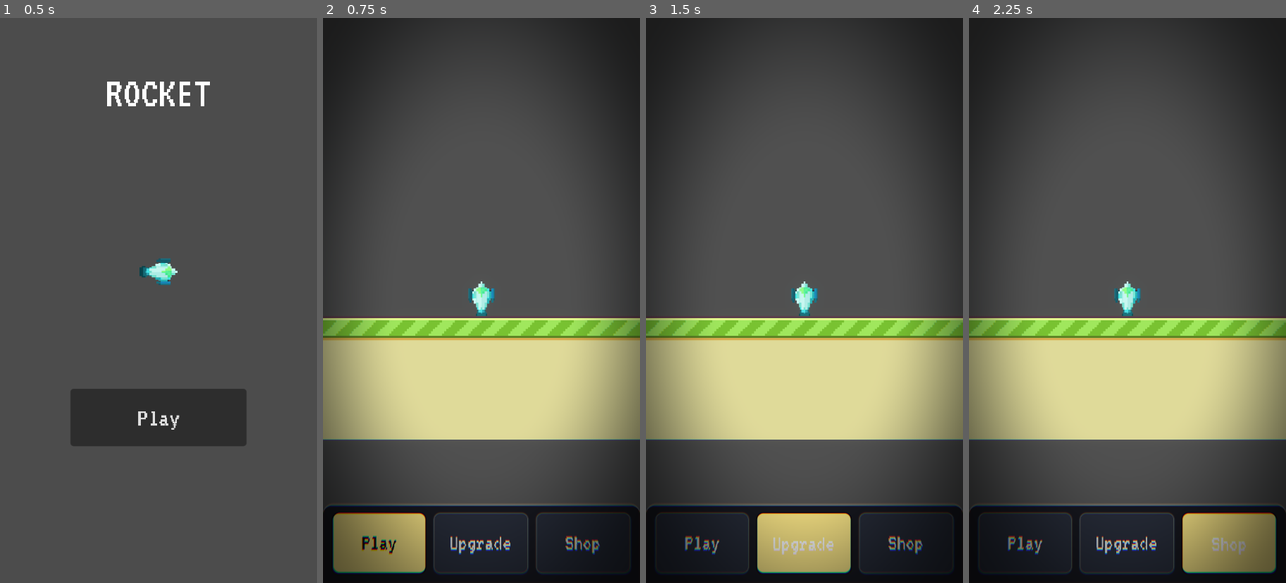
Above: before the commit, frames 1-4 (left to right).
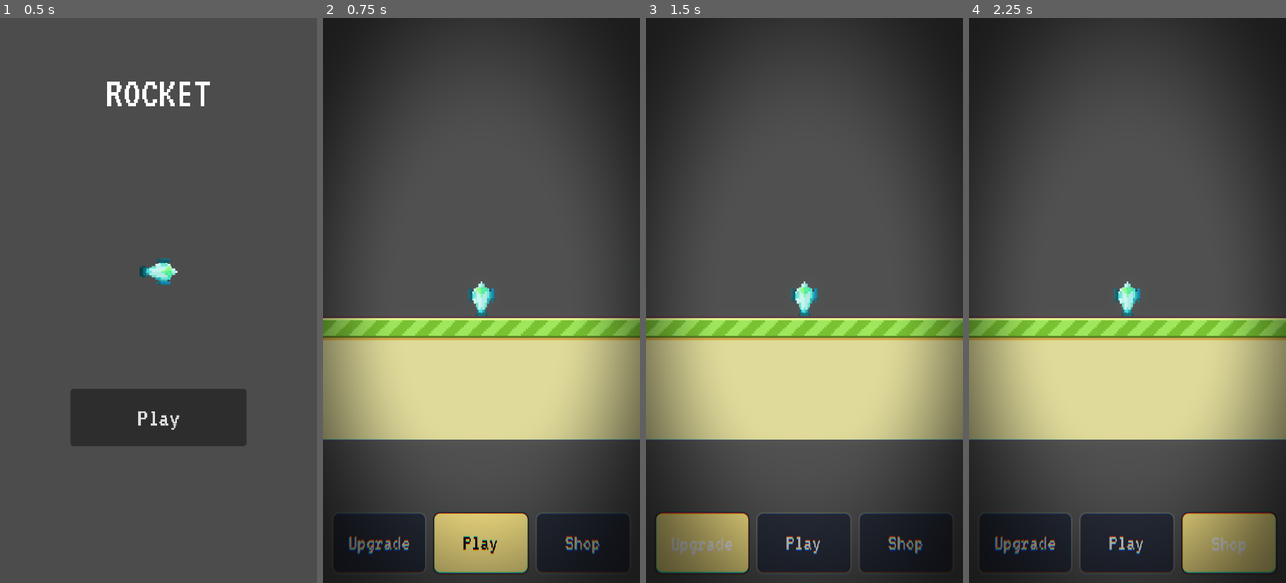
Above: after the commit, the same moments.

Repository: dunkbing/rocket2
Game: Godot game, scene res://main_menu.tscn
Same seed, same stepped clock (60 frames per second), same inputs: the game is played once before the commit and once after it.
Inputs:
- Up to frame 1 (0.5 s): no input
- Up to frame 2 (0.75 s): click "Play" at 0.5 s
- Up to frame 3 (1.5 s): click "Upgrade" at 1.25 s
- Up to frame 4 (2.25 s): click "Shop" at 2 s

Frame 1 is identical in both runs. In frame 2, 9.4% of the frame differs, in the area x 1-99%, y 86-100%; in frame 3, 9.4%; in frame 4, 4.0%.

Commit message:
remove border.

Diff:
--- a/hud.tscn
+++ b/hud.tscn
@@ -2,6 +2,33 @@
 
 [ext_resource type="Script" uid="uid://cfyj1ffvx3srs" path="res://hud.gd" id="1_hud"]
 [ext_resource type="Script" uid="uid://badm0ow0ll8dh" path="res://minimap.gd" id="2_64ctp"]
+
+[sub_resource type="StyleBoxFlat" id="StyleBoxFlat_p0ukn"]
+bg_color = Color(0.2716998, 0.29337206, 0.3491902, 1)
+border_width_left = 1
+border_width_top = 1
+border_width_right = 1
+border_width_bottom = 1
+border_color = Color(0, 0, 0, 1)
+anti_aliasing = false
+
+[sub_resource type="StyleBoxFlat" id="StyleBoxFlat_37p78"]
+bg_color = Color(1, 0.91627353, 0.5370987, 1)
+border_width_left = 1
+border_width_top = 1
+border_width_right = 1
+border_width_bottom = 1
+border_color = Color(0, 0, 0, 1)
+anti_aliasing = false
+
+[sub_resource type="StyleBoxFlat" id="StyleBoxFlat_64ctp"]
+bg_color = Color(0.58383155, 0.91627353, 0.6262097, 1)
+border_width_left = 1
+border_width_top = 1
+border_width_right = 1
+border_width_bottom = 1
+border_color = Color(0, 0, 0, 1)
+anti_aliasing = false
 
 [sub_resource type="StyleBoxFlat" id="panel_sb"]
 bg_color = Color(0.11, 0.12, 0.17, 0.96)
@@ -15,36 +42,8 @@
 corner_radius_bottom_right = 14
 corner_radius_bottom_left = 14
 
-[sub_resource type="StyleBoxFlat" id="StyleBoxFlat_p0ukn"]
-bg_color = Color(0.2716998, 0.29337206, 0.3491902, 1)
-border_width_left = 1
-border_width_top = 1
-border_width_right = 1
-border_width_bottom = 1
-border_color = Color(0, 0, 0, 1)
-anti_aliasing = false
-
-[sub_resource type="StyleBoxFlat" id="StyleBoxFlat_37p78"]
-bg_color = Color(1, 0.91627353, 0.5370987, 1)
-border_width_left = 1
-border_width_top = 1
-border_width_right = 1
-border_width_bottom = 1
-border_color = Color(0, 0, 0, 1)
-anti_aliasing = false
-
-[sub_resource type="StyleBoxFlat" id="StyleBoxFlat_64ctp"]
-bg_color = Color(0.58383155, 0.91627353, 0.6262097, 1)
-border_width_left = 1
-border_width_top = 1
-border_width_right = 1
-border_width_bottom = 1
-border_color = Color(0, 0, 0, 1)
-anti_aliasing = false
-
 [sub_resource type="StyleBoxFlat" id="bottom_tabs_sb"]
-bg_color = Color(0.08, 0.085, 0.115, 0.95)
-border_width_top = 2
+bg_color = Color(0.07846785, 0.086104214, 0.11207495, 0)
 border_color = Color(1, 1, 1, 0.16)
 corner_radius_top_left = 8
 corner_radius_top_right = 8
@@ -76,7 +75,7 @@
 [node name="HUD" type="CanvasLayer" unique_id=1372647904]
 script = ExtResource("1_hud")
 
-[node name="GameUI" type="Control" parent="."]
+[node name="GameUI" type="Control" parent="." unique_id=405167754]
 layout_mode = 3
 anchors_preset = 15
 anchor_right = 1.0
@@ -86,6 +85,7 @@
 mouse_filter = 2
 
 [node name="ScoreLabel" type="Label" parent="GameUI" unique_id=1441902931]
+layout_mode = 0
 offset_left = 12.0
 offset_top = 8.0
 offset_right = 200.0
@@ -97,6 +97,7 @@
 text = "0"
 
 [node name="CoinLabel" type="Label" parent="GameUI" unique_id=1825539372]
+layout_mode = 0
 offset_left = 12.0
 offset_top = 42.0
 offset_right = 200.0
@@ -108,7 +109,7 @@
 text = "0$"
 
 [node name="PauseButton" type="Button" parent="GameUI" unique_id=1353499646]
-anchors_preset = 1
+layout_mode = 0
 anchor_left = 1.0
 anchor_right = 1.0
 offset_left = -48.0
@@ -119,130 +120,9 @@
 theme_override_font_sizes/font_size = 20
 text = "II"
 
-[node name="PauseMenu" type="Control" parent="." unique_id=1383779397]
-process_mode = 2
-visible = false
-layout_mode = 3
-anchors_preset = 15
-anchor_right = 1.0
-anchor_bottom = 1.0
-grow_horizontal = 2
-grow_vertical = 2
-
-[node name="Dim" type="ColorRect" parent="PauseMenu" unique_id=1383779398]
-layout_mode = 0
-anchor_right = 1.0
-anchor_bottom = 1.0
-color = Color(0, 0, 0, 0.55)
-
-[node name="Panel" type="Panel" parent="PauseMenu" unique_id=1383779399]
-layout_mode = 0
-anchor_left = 0.5
-anchor_top = 0.5
-anchor_right = 0.5
-anchor_bottom = 0.5
-offset_left = -110.0
-offset_top = -120.0
-offset_right = 110.0
-offset_bottom = 120.0
-grow_horizontal = 2
-grow_vertical = 2
-theme_override_styles/panel = SubResource("panel_sb")
-
-[node name="VBoxContainer" type="VBoxContainer" parent="PauseMenu/Panel" unique_id=1122541694]
-layout_mode = 0
-anchor_right = 1.0
-anchor_bottom = 1.0
-offset_left = 24.0
-offset_top = 24.0
-offset_right = -24.0
-offset_bottom = -24.0
-grow_horizontal = 2
-grow_vertical = 2
-theme_override_constants/separation = 16
-alignment = 1
-
-[node name="Title" type="Label" parent="PauseMenu/Panel/VBoxContainer" unique_id=1122541695]
-layout_mode = 2
-theme_override_font_sizes/font_size = 30
-text = "PAUSED"
-horizontal_alignment = 1
-
-[node name="ResumeButton" type="Button" parent="PauseMenu/Panel/VBoxContainer" unique_id=149771705]
-custom_minimum_size = Vector2(0, 46)
-layout_mode = 2
-theme_override_font_sizes/font_size = 20
-text = "Resume"
-
-[node name="RestartButton" type="Button" parent="PauseMenu/Panel/VBoxContainer" unique_id=2010605513]
-custom_minimum_size = Vector2(0, 46)
-layout_mode = 2
-theme_override_font_sizes/font_size = 20
-text = "Restart"
-
-[node name="DeathPanel" type="Control" parent="." unique_id=1500000001]
-visible = false
-layout_mode = 3
-anchors_preset = 15
-anchor_right = 1.0
-anchor_bottom = 1.0
-grow_horizontal = 2
-grow_vertical = 2
-
-[node name="Dim" type="ColorRect" parent="DeathPanel" unique_id=1500000002]
-layout_mode = 0
-anchor_right = 1.0
-anchor_bottom = 1.0
-color = Color(0, 0, 0, 0.55)
-
-[node name="Panel" type="Panel" parent="DeathPanel" unique_id=1500000003]
-layout_mode = 0
-anchor_left = 0.5
-anchor_top = 0.5
-anchor_right = 0.5
-anchor_bottom = 0.5
-offset_left = -120.0
-offset_top = -120.0
-offset_right = 120.0
-offset_bottom = 120.0
-grow_horizontal = 2
-grow_vertical = 2
-theme_override_styles/panel = SubResource("panel_sb")
-
-[node name="VBoxContainer" type="VBoxContainer" parent="DeathPanel/Panel" unique_id=1500000004]
-layout_mode = 0
-anchor_right = 1.0
-anchor_bottom = 1.0
-offset_left = 24.0
-offset_top = 24.0
-offset_right = -24.0
-offset_bottom = -24.0
-grow_horizontal = 2
-grow_vertical = 2
-theme_override_constants/separation = 16
-alignment = 1
-
-[node name="Title" type="Label" parent="DeathPanel/Panel/VBoxContainer" unique_id=1500000005]
-layout_mode = 2
-theme_override_font_sizes/font_size = 28
-text = "GAME OVER"
-horizontal_alignment = 1
-
-[node name="ScoreLabel" type="Label" parent="DeathPanel/Panel/VBoxContainer" unique_id=1500000006]
-layout_mode = 2
-theme_override_font_sizes/font_size = 20
-text = "Score: 0"
-horizontal_alignment = 1
-
-[node name="RestartButton" type="Button" parent="DeathPanel/Panel/VBoxContainer" unique_id=1500000007]
-custom_minimum_size = Vector2(0, 46)
-layout_mode = 2
-theme_override_font_sizes/font_size = 20
-text = "Restart"
-
 [node name="ChargeBar" type="ProgressBar" parent="GameUI" unique_id=327738866]
 custom_minimum_size = Vector2(120, 6)
-anchors_preset = 2
+layout_mode = 0
 anchor_top = 1.0
 anchor_bottom = 1.0
 offset_left = 12.0
@@ -258,7 +138,7 @@
 
 [node name="FuelBar" type="ProgressBar" parent="GameUI" unique_id=1446420544]
 custom_minimum_size = Vector2(120, 12)
-anchors_preset = 2
+layout_mode = 0
 anchor_top = 1.0
 anchor_bottom = 1.0
 offset_left = 12.0
@@ -273,7 +153,6 @@
 show_percentage = false
 
 [node name="Minimap" type="Control" parent="GameUI" unique_id=1150562180]
-layout_mode = 3
 anchors_preset = 0
 offset_left = 204.0
 offset_top = 428.0
@@ -282,8 +161,130 @@
 mouse_filter = 2
 script = ExtResource("2_64ctp")
 
-[node name="BottomTabs" type="Control" parent="."]
+[node name="PauseMenu" type="Control" parent="." unique_id=1383779397]
+process_mode = 2
+visible = false
 layout_mode = 3
+anchors_preset = 15
+anchor_right = 1.0
+anchor_bottom = 1.0
+grow_horizontal = 2
+grow_vertical = 2
+
+[node name="Dim" type="ColorRect" parent="PauseMenu" unique_id=1383779398]
+layout_mode = 0
+anchor_right = 1.0
+anchor_bottom = 1.0
+color = Color(0, 0, 0, 0.55)
+
+[node name="Panel" type="Panel" parent="PauseMenu" unique_id=1383779399]
+layout_mode = 0
+anchor_left = 0.5
+anchor_top = 0.5
+anchor_right = 0.5
+anchor_bottom = 0.5
+offset_left = -110.0
+offset_top = -120.0
+offset_right = 110.0
+offset_bottom = 120.0
+grow_horizontal = 2
+grow_vertical = 2
+theme_override_styles/panel = SubResource("panel_sb")
+
+[node name="VBoxContainer" type="VBoxContainer" parent="PauseMenu/Panel" unique_id=1122541694]
+layout_mode = 0
+anchor_right = 1.0
+anchor_bottom = 1.0
+offset_left = 24.0
+offset_top = 24.0
+offset_right = -24.0
+offset_bottom = -24.0
+grow_horizontal = 2
+grow_vertical = 2
+theme_override_constants/separation = 16
+alignment = 1
+
+[node name="Title" type="Label" parent="PauseMenu/Panel/VBoxContainer" unique_id=1122541695]
+layout_mode = 2
+theme_override_font_sizes/font_size = 30
+text = "PAUSED"
+horizontal_alignment = 1
+
+[node name="ResumeButton" type="Button" parent="PauseMenu/Panel/VBoxContainer" unique_id=149771705]
+custom_minimum_size = Vector2(0, 46)
+layout_mode = 2
+theme_override_font_sizes/font_size = 20
+text = "Resume"
+
+[node name="RestartButton" type="Button" parent="PauseMenu/Panel/VBoxContainer" unique_id=2010605513]
+custom_minimum_size = Vector2(0, 46)
+layout_mode = 2
+theme_override_font_sizes/font_size = 20
+text = "Restart"
+
+[node name="DeathPanel" type="Control" parent="." unique_id=1500000001]
+visible = false
+layout_mode = 3
+anchors_preset = 15
+anchor_right = 1.0
+anchor_bottom = 1.0
+grow_horizontal = 2
+grow_vertical = 2
+
+[node name="Dim" type="ColorRect" parent="DeathPanel" unique_id=1500000002]
+layout_mode = 0
+anchor_right = 1.0
+anchor_bottom = 1.0
+color = Color(0, 0, 0, 0.55)
+
+[node name="Panel" type="Panel" parent="DeathPanel" unique_id=1500000003]
+layout_mode = 0
+anchor_left = 0.5
+anchor_top = 0.5
+anchor_right = 0.5
+anchor_bottom = 0.5
+offset_left = -120.0
+offset_top = -120.0
+offset_right = 120.0
+offset_bottom = 120.0
+grow_horizontal = 2
+grow_vertical = 2
+theme_override_styles/panel = SubResource("panel_sb")
+
+[node name="VBoxContainer" type="VBoxContainer" parent="DeathPanel/Panel" unique_id=1500000004]
+layout_mode = 0
+anchor_right = 1.0
+anchor_bottom = 1.0
+offset_left = 24.0
+offset_top = 24.0
+offset_right = -24.0
+offset_bottom = -24.0
+grow_horizontal = 2
+grow_vertical = 2
+theme_override_constants/separation = 16
+alignment = 1
+
+[node name="Title" type="Label" parent="DeathPanel/Panel/VBoxContainer" unique_id=1500000005]
+layout_mode = 2
+theme_override_font_sizes/font_size = 28
+text = "GAME OVER"
+horizontal_alignment = 1
+
+[node name="ScoreLabel" type="Label" parent="DeathPanel/Panel/VBoxContainer" unique_id=1500000006]
+layout_mode = 2
+theme_override_font_sizes/font_size = 20
+text = "Score: 0"
+horizontal_alignment = 1
+
+[node name="RestartButton" type="Button" parent="DeathPanel/Panel/VBoxContainer" unique_id=1500000007]
+custom_minimum_size = Vector2(0, 46)
+layout_mode = 2
+theme_override_font_sizes/font_size = 20
+text = "Restart"
+
+[node name="BottomTabs" type="Control" parent="." unique_id=967261697]
+layout_mode = 3
+anchors_preset = 12
 anchor_top = 1.0
 anchor_right = 1.0
 anchor_bottom = 1.0
@@ -291,13 +292,13 @@
 grow_horizontal = 2
 grow_vertical = 0
 
-[node name="Panel" type="Panel" parent="BottomTabs"]
+[node name="Panel" type="Panel" parent="BottomTabs" unique_id=1598187884]
 layout_mode = 0
 anchor_right = 1.0
 anchor_bottom = 1.0
 theme_override_styles/panel = SubResource("bottom_tabs_sb")
 
-[node name="MarginContainer" type="MarginContainer" parent="BottomTabs/Panel"]
+[node name="MarginContainer" type="MarginContainer" parent="BottomTabs/Panel" unique_id=1575720349]
 layout_mode = 0
 anchor_right = 1.0
 anchor_bottom = 1.0
@@ -310,46 +311,46 @@
 theme_override_constants/margin_right = 0
 theme_override_constants/margin_bottom = 0
 
-[node name="HBoxContainer" type="HBoxContainer" parent="BottomTabs/Panel/MarginContainer"]
+[node name="HBoxContainer" type="HBoxContainer" parent="BottomTabs/Panel/MarginContainer" unique_id=2051287552]
 layout_mode = 2
 theme_override_constants/separation = 6
 
-[node name="PlayButton" type="Button" parent="BottomTabs/Panel/MarginContainer/HBoxContainer"]
+[node name="UpgradeButton" type="Button" parent="BottomTabs/Panel/MarginContainer/HBoxContainer" unique_id=1081194274]
 custom_minimum_size = Vector2(0, 56)
 layout_mode = 2
 size_flags_horizontal = 3
 theme_override_colors/font_pressed_color = Color(0.08, 0.075, 0.055, 1)
 theme_override_font_sizes/font_size = 20
 theme_override_styles/normal = SubResource("tab_button_sb")
+theme_override_styles/pressed = SubResource("tab_button_pressed_sb")
 theme_override_styles/hover = SubResource("tab_button_sb")
+theme_override_styles/focus = SubResource("tab_button_pressed_sb")
+toggle_mode = true
+text = "Upgrade"
+
+[node name="PlayButton" type="Button" parent="BottomTabs/Panel/MarginContainer/HBoxContainer" unique_id=441573882]
+custom_minimum_size = Vector2(0, 56)
+layout_mode = 2
+size_flags_horizontal = 3
+theme_override_colors/font_pressed_color = Color(0.08, 0.075, 0.055, 1)
+theme_override_font_sizes/font_size = 20
+theme_override_styles/normal = SubResource("tab_button_sb")
 theme_override_styles/pressed = SubResource("tab_button_pressed_sb")
+theme_override_styles/hover = SubResource("tab_button_sb")
 theme_override_styles/focus = SubResource("tab_button_pressed_sb")
 toggle_mode = true
 button_pressed = true
 text = "Play"
 
-[node name="UpgradeButton" type="Button" parent="BottomTabs/Panel/MarginContainer/HBoxContainer"]
+[node name="ShopButton" type="Button" parent="BottomTabs/Panel/MarginContainer/HBoxContainer" unique_id=277360745]
 custom_minimum_size = Vector2(0, 56)
 layout_mode = 2
 size_flags_horizontal = 3
 theme_override_colors/font_pressed_color = Color(0.08, 0.075, 0.055, 1)
 theme_override_font_sizes/font_size = 20
 theme_override_styles/normal = SubResource("tab_button_sb")
+theme_override_styles/pressed = SubResource("tab_button_pressed_sb")
 theme_override_styles/hover = SubResource("tab_button_sb")
-theme_override_styles/pressed = SubResource("tab_button_pressed_sb")
-theme_override_styles/focus = SubResource("tab_button_pressed_sb")
-toggle_mode = true
-text = "Upgrade"
-
-[node name="ShopButton" type="Button" parent="BottomTabs/Panel/MarginContainer/HBoxContainer"]
-custom_minimum_size = Vector2(0, 56)
-layout_mode = 2
-size_flags_horizontal = 3
-theme_override_colors/font_pressed_color = Color(0.08, 0.075, 0.055, 1)
-theme_override_font_sizes/font_size = 20
-theme_override_styles/normal = SubResource("tab_button_sb")
-theme_override_styles/hover = SubResource("tab_button_sb")
-theme_override_styles/pressed = SubResource("tab_button_pressed_sb")
 theme_override_styles/focus = SubResource("tab_button_pressed_sb")
 toggle_mode = true
 text = "Shop"
